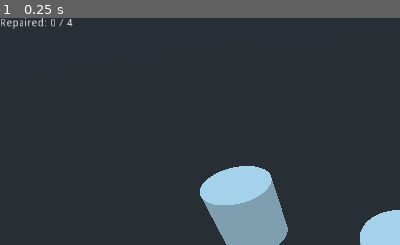
Above: before the commit, frame 1.
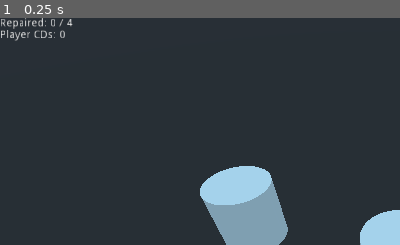
Above: after the commit, the same moment.

Repository: bmolyneaux/GGJ2020
Game: Godot game, scene res://Level/Jez Test Town.tscn
The game is run twice, just before and just after one commit, with the same random seed, the same clock (stepped at 60 frames per second) and the same inputs. This scene is started directly instead of the project's main scene.
Inputs:
- Up to frame 1 (0.25 s): no input
The pictures show only the part of the screen within x 0-50%, y 0-50%; the shares and areas given below are measured in that part.

The runs differ from the first frame. In frame 1, 0.2% of the frame differs, in the area x 0-17%, y 5-11%.

Commit message:
Display the number of CDs

Diff:
--- a/Game/GameManager.gd
+++ b/Game/GameManager.gd
@@ -12,4 +12,9 @@
 		if repairable.repaired:
 			numRepaired += 1
 
-	$DebugLabel.text = "Repaired: %s / %s" % [numRepaired, repairables.size()]
+	var player = get_tree().get_nodes_in_group("Player")[0]
+
+	$DebugLabel.text = (
+		("Repaired: %s / %s\n" % [numRepaired, repairables.size()]) +
+		("Player CDs: %s\n" % player.numCollected)
+	)
--- a/Level/Jez Test Town.tscn
+++ b/Level/Jez Test Town.tscn
@@ -22,7 +22,9 @@
 [node name="Camera" type="Camera" parent="."]
 transform = Transform( 1, 0, 0, 0, 0.693553, 0.720406, 0, -0.720406, 0.693553, 0, 7.71513, 6.07694 )
 
-[node name="Repairer" parent="." instance=ExtResource( 2 )]
+[node name="Repairer" parent="." groups=[
+"Player",
+] instance=ExtResource( 2 )]
 transform = Transform( 1, 0, 0, 0, 1, 0, 0, 0, 1, 4.98274, 0, 3.11699 )
 
 [node name="Node" type="Node" parent="Repairer"]
